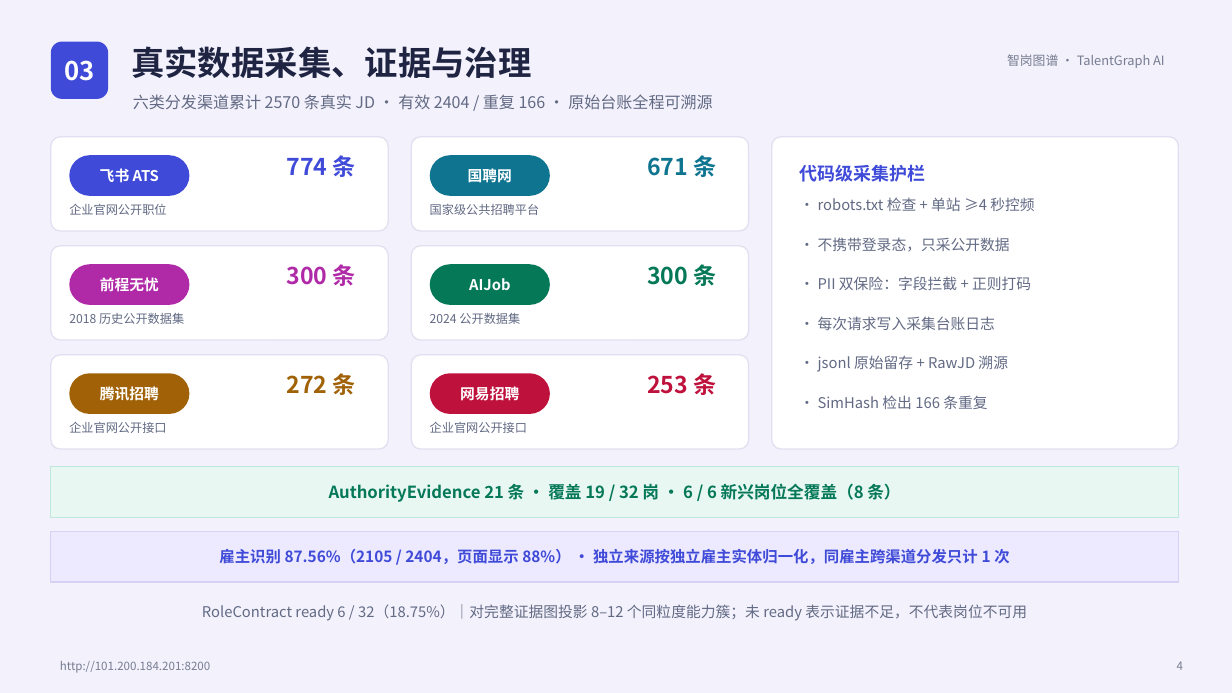
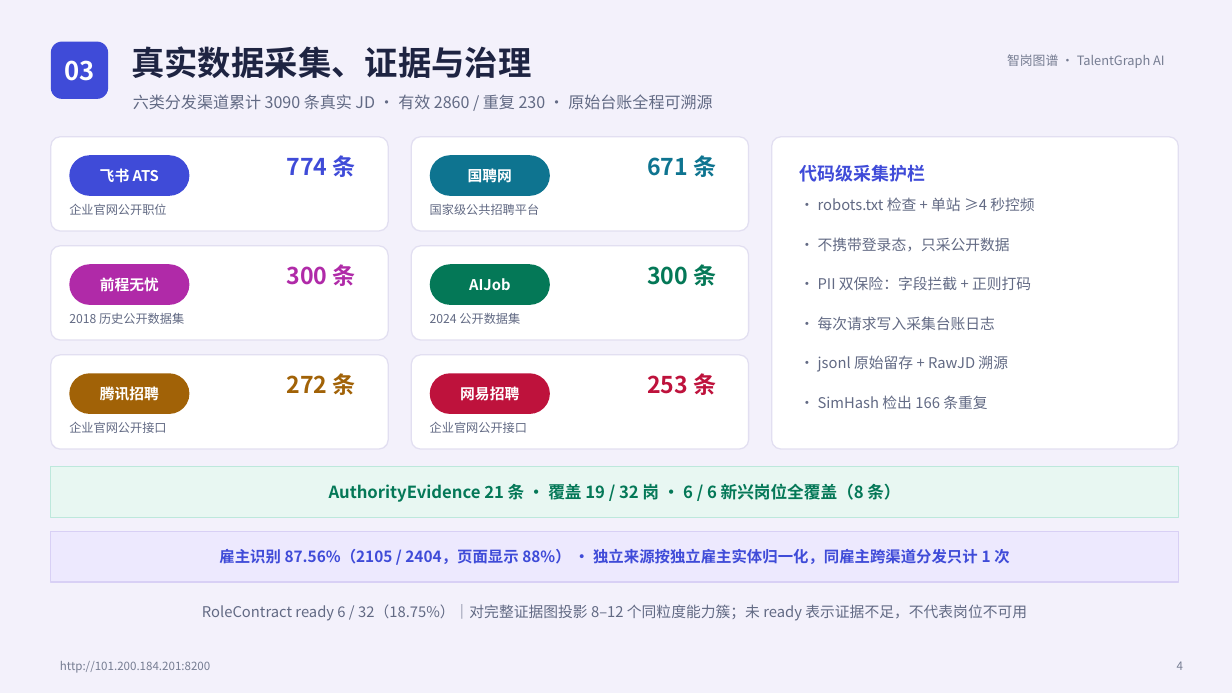
Before and after one commit to zc-18/talent-graph-system, a slide deck: slide 4 of docs/智岗图谱_作品介绍.pptx. Drawn at 1232x693 pixels with LibreOffice and Linux fonts; fonts in the diff are those of the drawing. Boxes give left, top, right and bottom in pixels: in the first picture for what was removed or moved away, otherwise in the second. Text is boxed around its words. In the diff, an @@ line names an element or a change of style, - is before the commit and + after.

```diff
--- a/docs/智岗图谱_作品介绍.pptx
+++ b/docs/智岗图谱_作品介绍.pptx
@@ text at [133, 94, 712, 109]: text changed @@
-六类分发渠道累计 2570 条真实 JD · 有效 2404 / 重复 166 · 原始台账全程可溯源
+六类分发渠道累计 3090 条真实 JD · 有效 2860 / 重复 230 · 原始台账全程可溯源
```
Also in this commit, not shown: 2 other slides changed, 36 other files.
